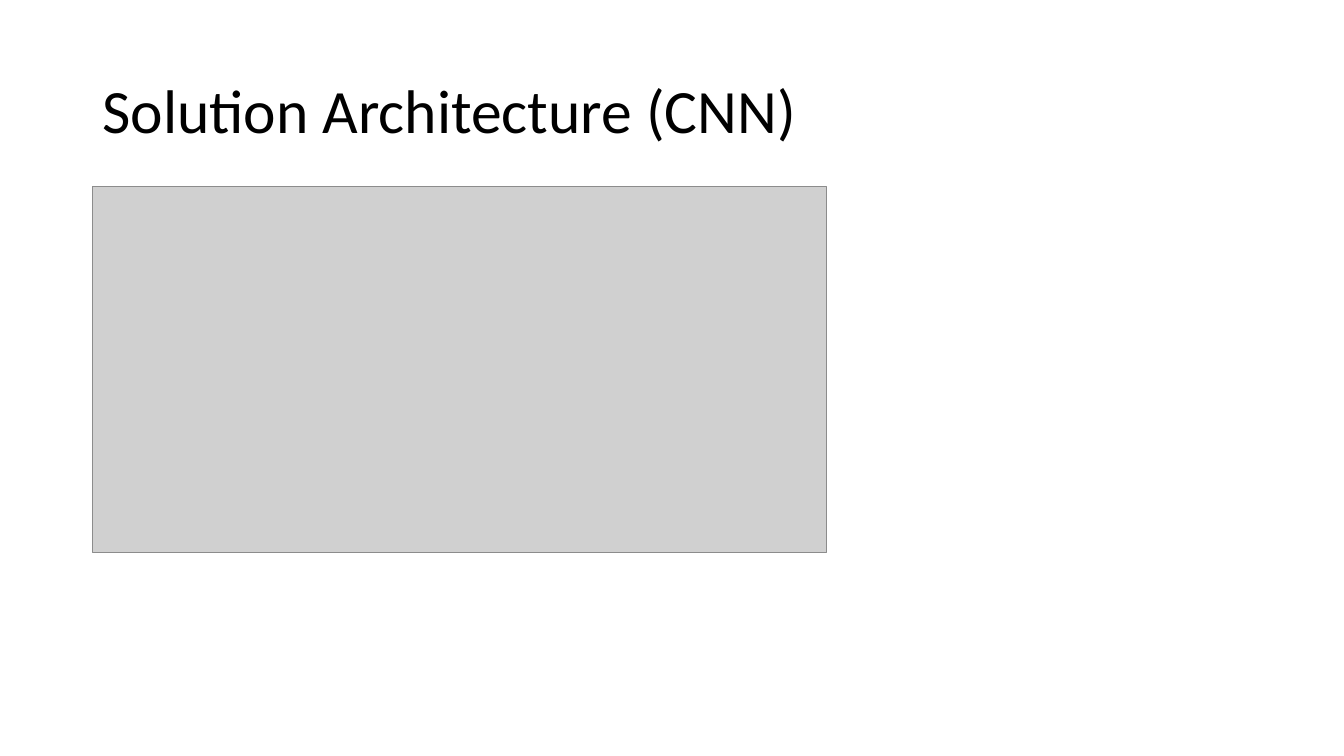
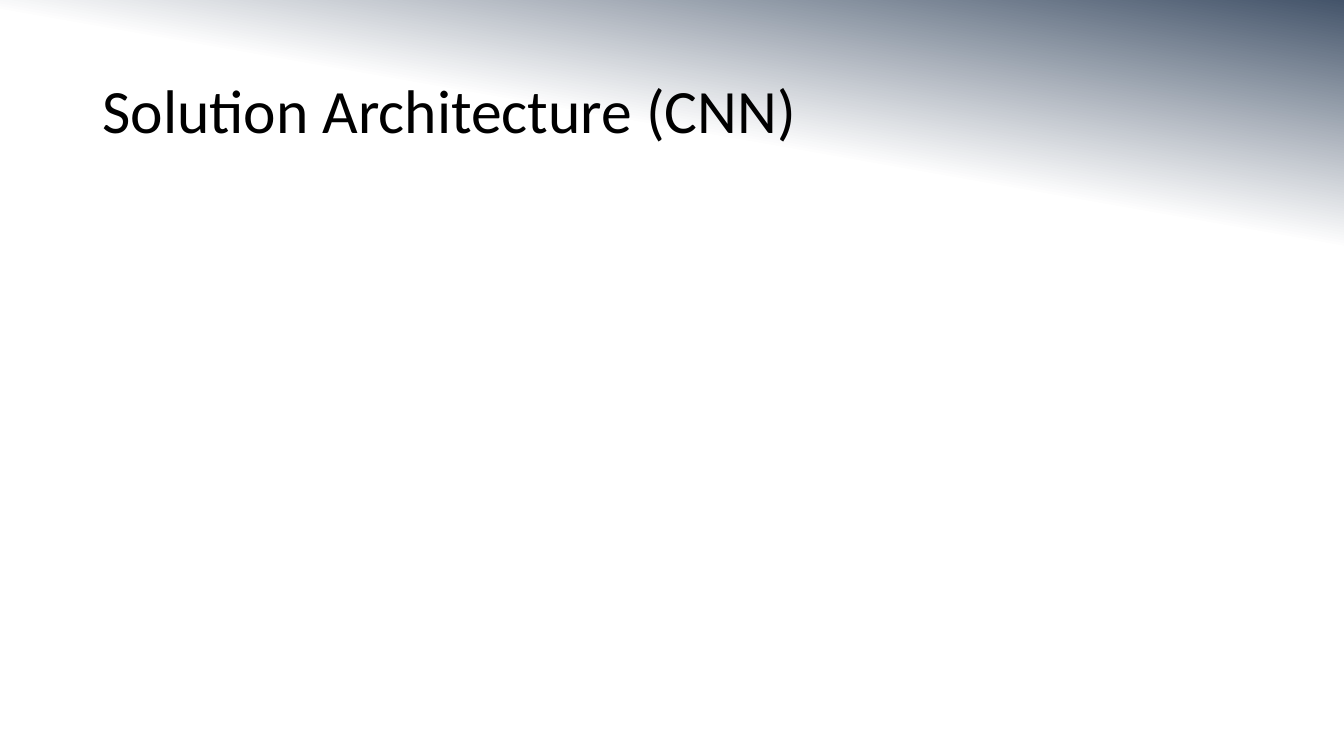
Before and after one commit to MorganMWJ/sem1020-paper-presentations, a slide deck: slide 5 of dr_slides.pptx. Drawn at 1344x756 pixels with LibreOffice and Linux fonts; fonts in the diff are those of the drawing; grey boxes stand for pictures. Boxes give left, top, right and bottom in pixels: in the first picture for what was removed or moved away, otherwise in the second. Text is boxed around its words. In the diff, an @@ line names an element or a change of style, - is before the commit and + after.

```diff
--- a/dr_slides.pptx
+++ b/dr_slides.pptx
@@ background #FFFFFF to gradient #44546A to #FFFFFF @@
@@ picture removed at box(93, 187, 827, 553) @@
```
Also in this commit, not shown: 8 other slides changed, 3 slides added, 2 slides removed, 4 other files.
